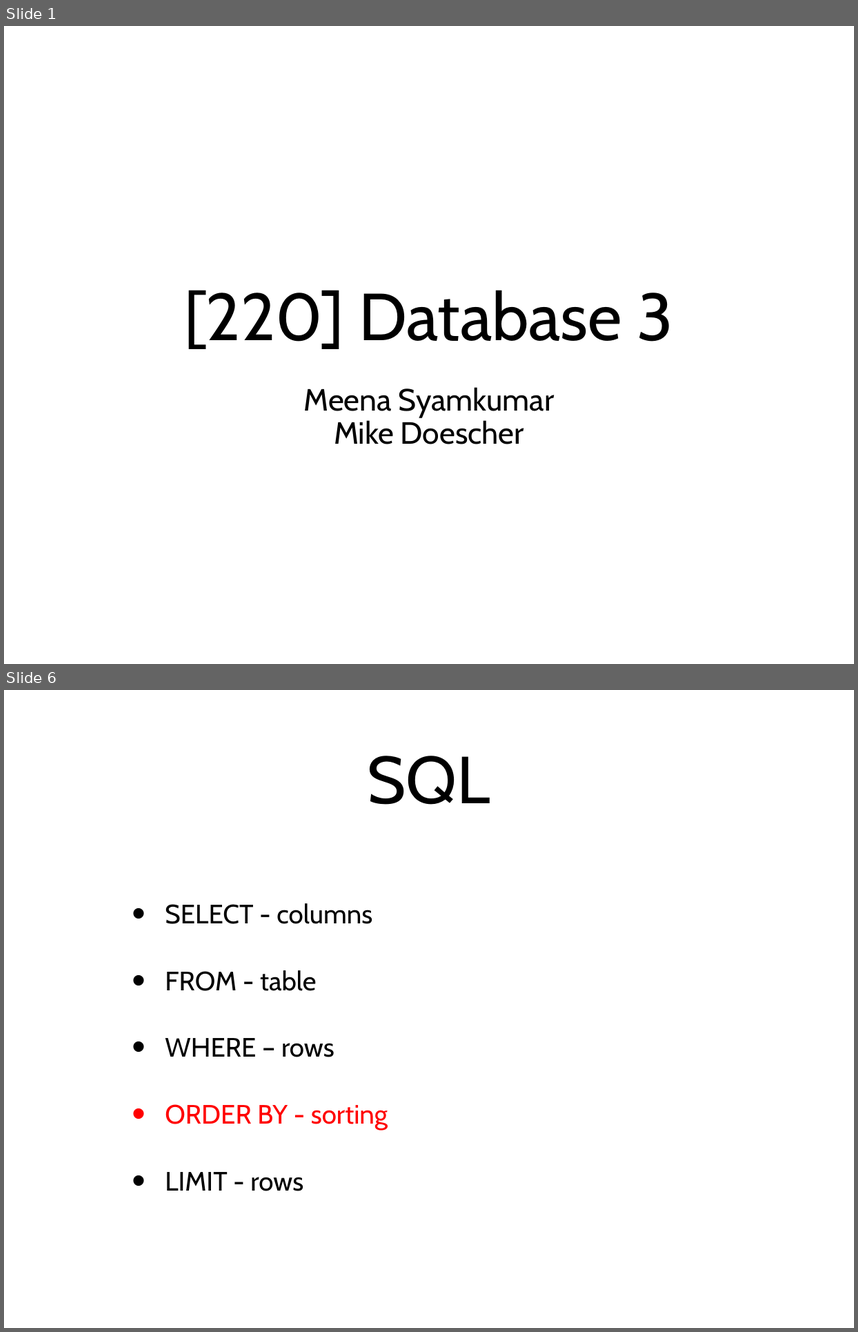
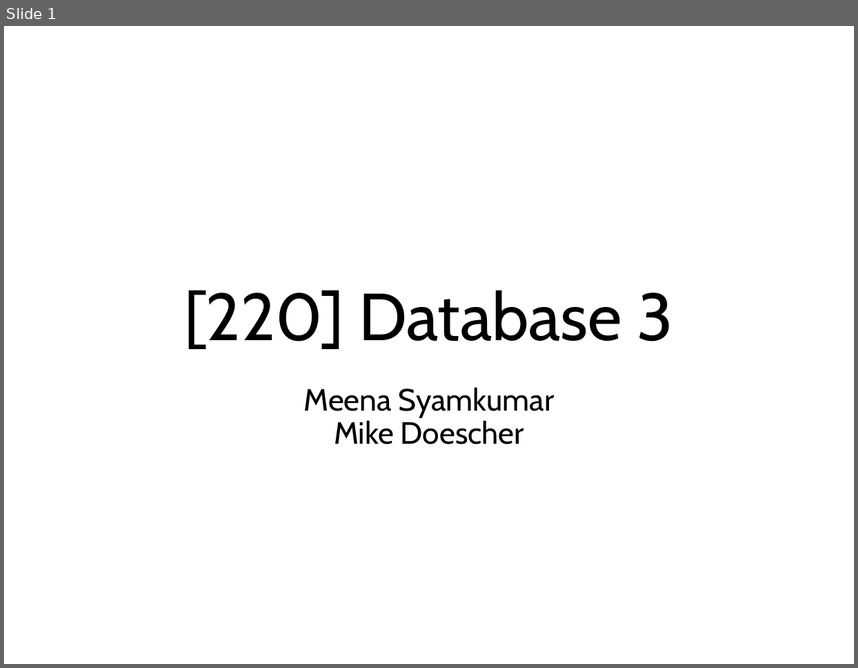
Before and after one commit to tylerharter/caraza-harter-com, a slide deck: tyler/meena/cs220/s20/materials/lec_37_S20.pptx. Shown one above the other, each under a label of ours: slides 1 and 6 before the commit, slide 1 after it; the slides between them are not shown. The pictures are 858x1332 and 858x668 pixels, drawn with LibreOffice and Linux fonts; fonts in the diff are those of the drawing. Boxes give left, top, right and bottom in pixels: in the first picture for what was removed or moved away, otherwise in the second. Text is boxed around its words. In the diff, an @@ line names an element or a change of style, - is before the commit and + after.

```diff
--- a/tyler/meena/cs220/s20/materials/lec_37_S20.pptx
+++ b/tyler/meena/cs220/s20/materials/lec_37_S20.pptx
@@ slide 6 removed at bbox=[4, 690, 854, 1328], background #FFFFFF @@
@@ title removed at bbox=[368, 756, 490, 805] @@
-SQL
@@ text removed at bbox=[165, 903, 388, 1191] @@
-• SELECT - columns
-• FROM - table
-• WHERE – rows
-• ORDER BY - sorting
-• LIMIT - rows
```
Also in this commit, not shown: 1 slide changed, 9 slides added, 4 other slides removed, 6 other files.
